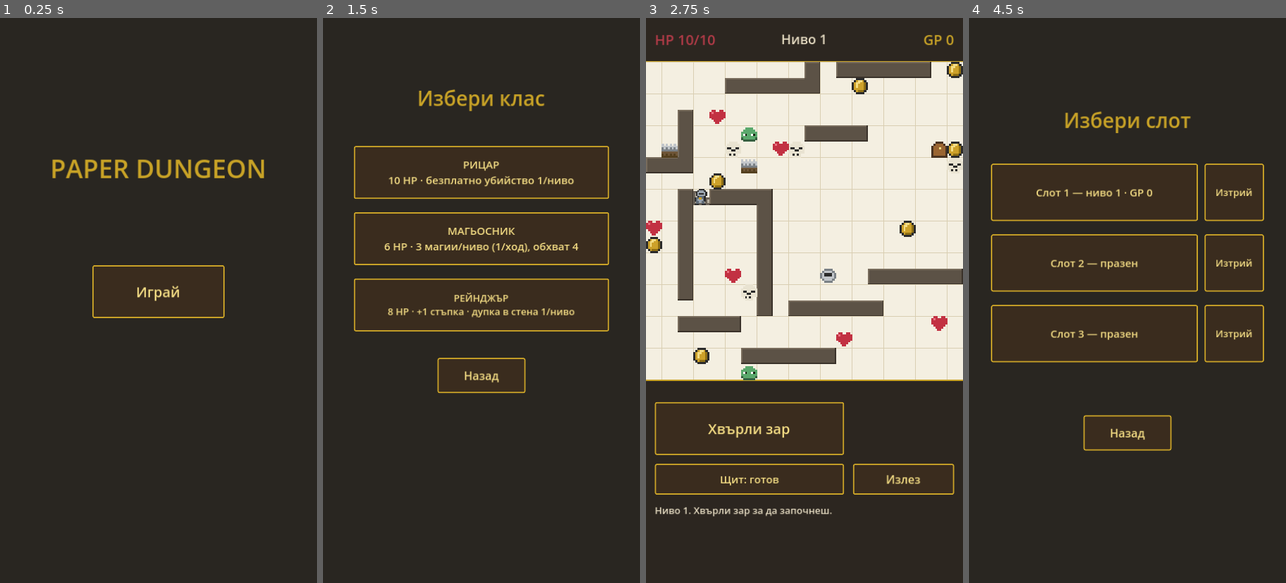
Above: before the commit, frames 1-4 (left to right).
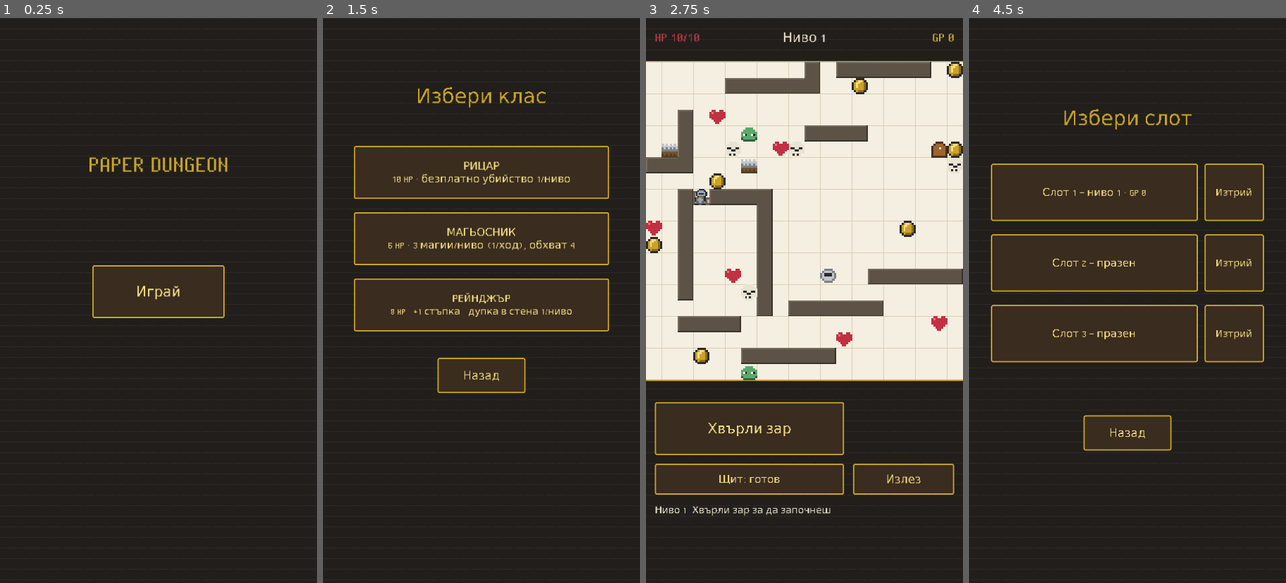
Above: after the commit, the same moments.

Repository: ViliyanSG/paper-dungeon
Game: Godot game, scene res://Main.tscn
The game is run twice, just before and just after one commit, with the same random seed, the same clock (stepped at 60 frames per second) and the same inputs.
Inputs:
- Up to frame 1 (0.25 s): no input
- Up to frame 2 (1.5 s): click "Играй" at 0.5 s; click "Слот 1 — празен" at 1.25 s
- Up to frame 3 (2.75 s): click "РИЦАР 10 HP · безплатно убийс…" at 2 s
- Up to frame 4 (4.5 s): click "Хвърли зар" at 2.75 s; click "Излез" at 3.5 s; click "Играй" at 4.25 s

The runs differ from the first frame. In frame 1, 1.5% of the frame differs, in the area x 16-84%, y 24-51%; in frame 2, 2.8%, in the area x 19-81%, y 12-65%; in frame 3, 1.5%; in frame 4, 1.7%.

Commit message:
Phase A visuals: PixelOperator pixel font via shared Theme, stone brick background across all screens, matching palette
Co-Authored-By: Claude Opus 4.8 <noreply@anthropic.com>

Diff:
--- a/main.gd
+++ b/main.gd
@@ -29,6 +29,9 @@
 const C_WALL_HI := Color(0.471, 0.424, 0.361)
 const C_WALL_LO := Color(0.227, 0.196, 0.165)
 const C_PANEL := Color(0.172, 0.149, 0.125)
+const C_BG := Color(0.13, 0.12, 0.11)      # dark stone backdrop
+const C_BG_LO := Color(0.09, 0.08, 0.075)  # mortar
+const C_BG_HI := Color(0.18, 0.165, 0.15)  # brick top edge
 
 # ---- Pixel sprites (8x8 maps + palette) ----
 const SPRITES := {
@@ -95,6 +98,7 @@
 var log_lines: Array[String] = []
 
 # ---- UI nodes ----
+var ui_theme: Theme
 var game_ui: Control
 var menu_ui: Control
 var slots_ui: Control
@@ -146,10 +150,19 @@
 	var layer := CanvasLayer.new()
 	add_child(layer)
 
+	# pixel font applied to every screen via a shared Theme
+	var pf: FontFile = load("res://fonts/PixelOperator.ttf")
+	pf.antialiasing = TextServer.FONT_ANTIALIASING_NONE
+	pf.hinting = TextServer.HINTING_NONE
+	ui_theme = Theme.new()
+	ui_theme.default_font = pf
+	ui_theme.default_font_size = 24
+
 	# ---- Game screen ----
 	game_ui = Control.new()
 	game_ui.set_anchors_preset(Control.PRESET_FULL_RECT)
 	game_ui.mouse_filter = Control.MOUSE_FILTER_IGNORE
+	game_ui.theme = ui_theme
 	layer.add_child(game_ui)
 
 	hp_label = _make_label(game_ui, Vector2(20, 26), Vector2(260, 50), 32, C_RED)
@@ -183,6 +196,7 @@
 	menu_ui = Control.new()
 	menu_ui.set_anchors_preset(Control.PRESET_FULL_RECT)
 	menu_ui.mouse_filter = Control.MOUSE_FILTER_IGNORE
+	menu_ui.theme = ui_theme
 	layer.add_child(menu_ui)
 	var title := _make_label(menu_ui, Vector2(40, 300), Vector2(640, 90), 58, C_GOLD)
 	title.text = "PAPER DUNGEON"
@@ -194,6 +208,7 @@
 	slots_ui = Control.new()
 	slots_ui.set_anchors_preset(Control.PRESET_FULL_RECT)
 	slots_ui.mouse_filter = Control.MOUSE_FILTER_IGNORE
+	slots_ui.theme = ui_theme
 	layer.add_child(slots_ui)
 	var stitle := _make_label(slots_ui, Vector2(40, 200), Vector2(640, 70), 46, C_GOLD)
 	stitle.text = "Избери слот"
@@ -215,6 +230,7 @@
 	class_ui = Control.new()
 	class_ui.set_anchors_preset(Control.PRESET_FULL_RECT)
 	class_ui.mouse_filter = Control.MOUSE_FILTER_IGNORE
+	class_ui.theme = ui_theme
 	layer.add_child(class_ui)
 	var ctitle := _make_label(class_ui, Vector2(40, 150), Vector2(640, 70), 46, C_GOLD)
 	ctitle.text = "Избери клас"
@@ -1070,14 +1086,29 @@
 				draw_rect(Rect2(ox + x * px, oy + y * px, px + 0.7, px + 0.7), SPRITE_PAL[ch], true)
 
 
+func _draw_background() -> void:
+	var w := COLS * TILE
+	var h := 1280
+	draw_rect(Rect2(0, 0, w, h), C_BG, true)
+	var bw := 48
+	var bh := 24
+	var rows := int(h / bh) + 1
+	var cols := int(w / bw) + 2
+	for row in range(rows):
+		var y := row * bh
+		var off := (bw / 2) if (row % 2 == 1) else 0
+		draw_line(Vector2(0, y), Vector2(w, y), C_BG_LO, 1.0)
+		for col in range(-1, cols):
+			var x := col * bw + off
+			draw_line(Vector2(x, y), Vector2(x, y + bh), C_BG_LO, 1.0)
+			draw_line(Vector2(x + 1, y + 1), Vector2(x + bw - 1, y + 1), C_BG_HI, 1.0)
+
+
 func _draw() -> void:
+	_draw_background()
 	if state != S.PLAYING:
 		return
 	var grid_bottom := GRID_TOP + ROWS * TILE
-
-	# framing panels (top + bottom) with gold trim
-	draw_rect(Rect2(0, 0, COLS * TILE, GRID_TOP), C_PANEL, true)
-	draw_rect(Rect2(0, grid_bottom, COLS * TILE, 460), C_PANEL, true)
 
 	# parchment play field
 	draw_rect(Rect2(0, GRID_TOP, COLS * TILE, ROWS * TILE), C_PAPER, true)
--- a/project.godot
+++ b/project.godot
@@ -22,4 +22,4 @@
 
 renderer/rendering_method="gl_compatibility"
 renderer/rendering_method.mobile="gl_compatibility"
-environment/defaults/default_clear_color=Color(0.16, 0.15, 0.13, 1)
+environment/defaults/default_clear_color=Color(0.13, 0.12, 0.11, 1)
Binary file added: fonts/PixelOperator-Bold.ttf
Not shown, added: fonts/PixelOperator-Bold.ttf.import
Binary file added: fonts/PixelOperator.ttf
Not shown, added: fonts/PixelOperator.ttf.import
Not shown, added: icon.svg.import
